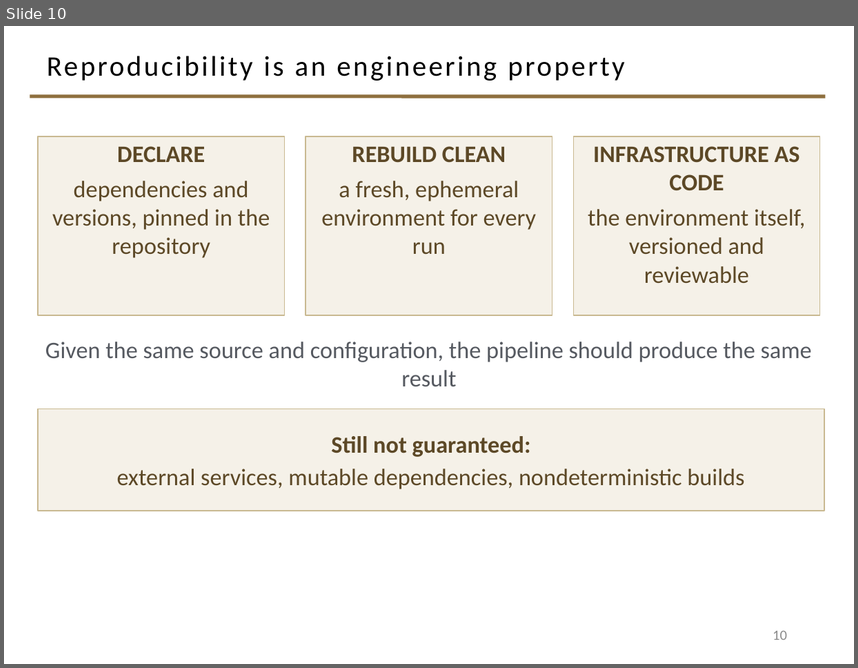
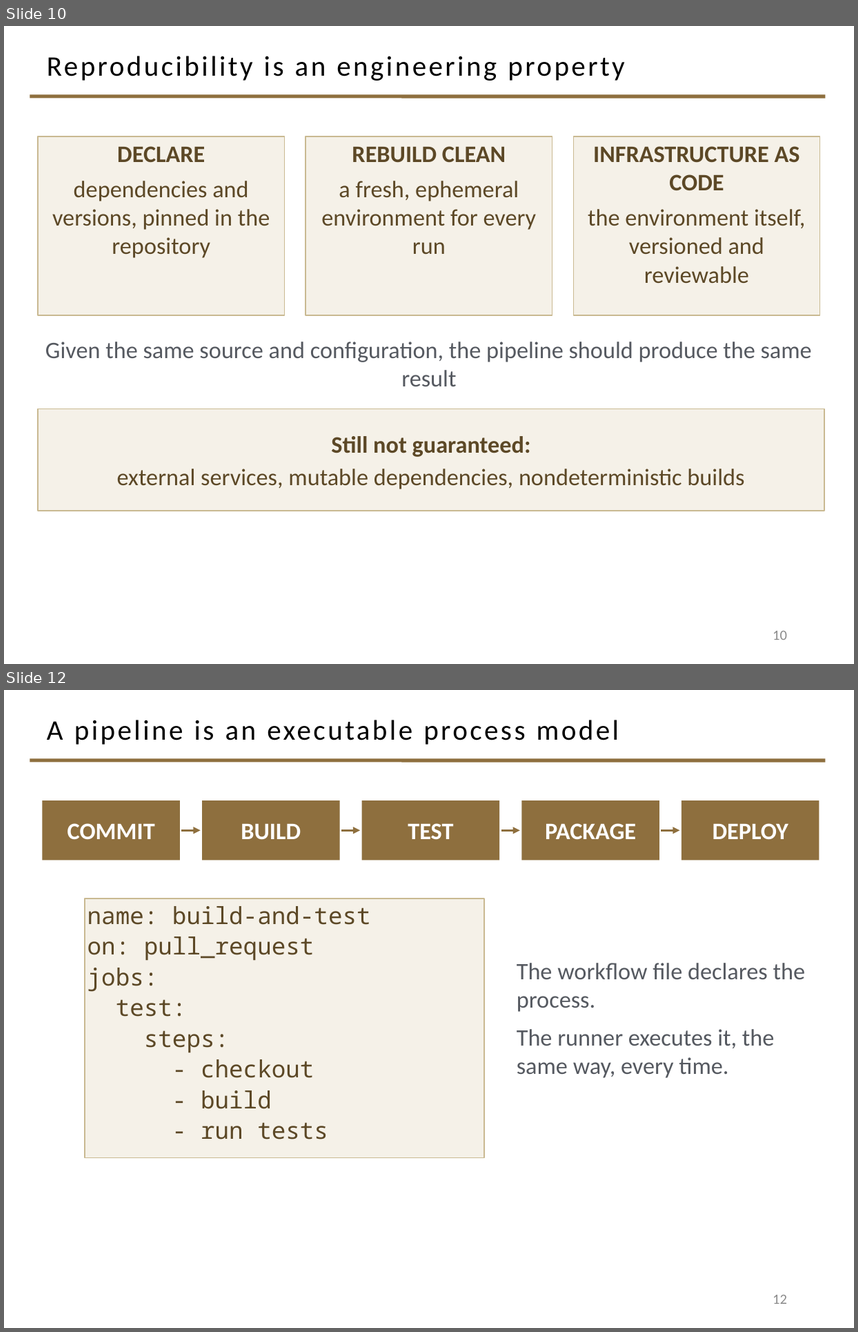
Before and after one commit to davisjam/model-based-agentic-software-engineering, a slide deck: course/lectures/act-3-software-in-the-world/02-compute-environments-and-data-management/3-1-Compute-Environments-and-Deployment.pptx. Shown one above the other, each under a label of ours: slide 10 before the commit, slides 10 and 12 after it; the slides between them are not shown. The pictures are 858x668 and 858x1332 pixels, drawn with LibreOffice and Linux fonts; fonts in the diff are those of the drawing; background and template pictures are left out. Boxes give left, top, right and bottom in pixels: in the first picture for what was removed or moved away, otherwise in the second. Text is boxed around its words. In the diff, an @@ line names an element or a change of style, - is before the commit and + after.

```diff
--- a/course/lectures/act-3-software-in-the-world/02-compute-environments-and-data-management/3-1-Compute-Environments-and-Deployment.pptx
+++ b/course/lectures/act-3-software-in-the-world/02-compute-environments-and-data-management/3-1-Compute-Environments-and-Deployment.pptx
@@ slide 12 added at <box>4,690,854,1328</box>, background #FFFFFF; not listed: 1 template element that a slide beside it also shows @@
@@ title added at <box>47,720,619,745</box>, 24 pt, text #000000 @@
+A pipeline is an executable process model
@@ rectangle added at <box>42,800,180,860</box>, fill #8E6F3E, 20 pt, text #FFFFFF, bold @@
+COMMIT
@@ rectangle added at <box>202,800,340,860</box>, fill #8E6F3E, 20 pt, text #FFFFFF, bold @@
+BUILD
@@ rectangle added at <box>362,800,499,860</box>, fill #8E6F3E, 20 pt, text #FFFFFF, bold @@
+TEST
@@ rectangle added at <box>522,800,660,860</box>, fill #8E6F3E, 20 pt, text #FFFFFF, bold @@
+PACKAGE
@@ rectangle added at <box>682,800,819,860</box>, fill #8E6F3E, 20 pt, text #FFFFFF, bold @@
+DEPLOY
@@ arrow added from (181, 830) to (201, 830), #8E6F3E 1.5 pt @@
@@ arrow added from (341, 830) to (360, 830), #8E6F3E 1.5 pt @@
@@ arrow added from (501, 830) to (520, 830), #8E6F3E 1.5 pt @@
@@ arrow added from (661, 830) to (680, 830), #8E6F3E 1.5 pt @@
@@ rectangle added at <box>85,898,484,1158</box>, fill #F5F1E8, outline #C9B991 1 pt, 20 pt, text #5C4826 @@
+name: build-and-test
+on: pull_request
+jobs:
+test:
+steps:
+- checkout
+- build
+- run tests
@@ text added at <box>517,963,805,1078</box>, 20 pt, text #555960 @@
+The workflow file declares the process.
+The runner executes it, the same way, every time.
@@ page number added at <box>773,1294,787,1303</box>, 12 pt, text #8C8C8C @@
+12
```
Also in this commit, not shown: 4 other slides added.
